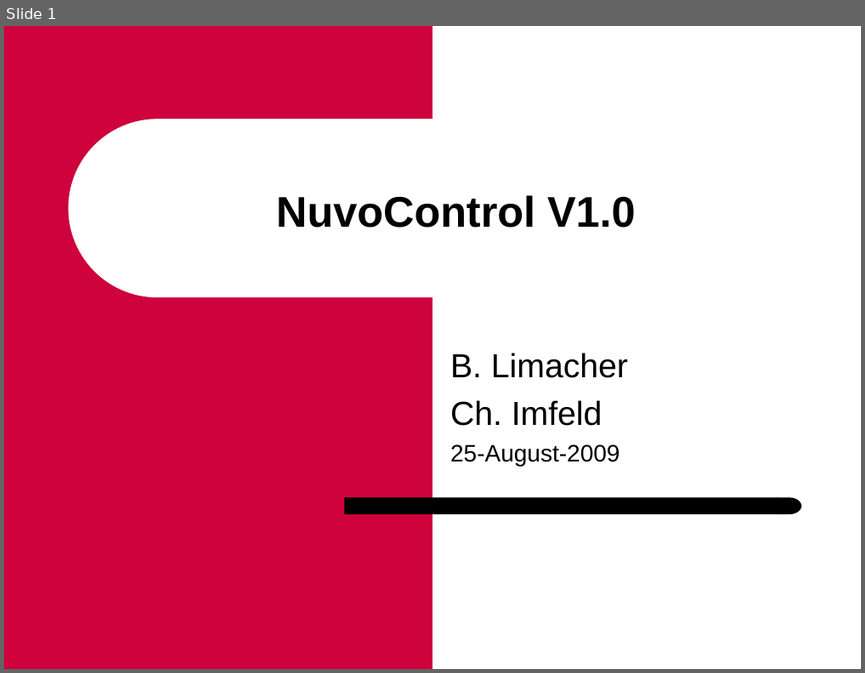
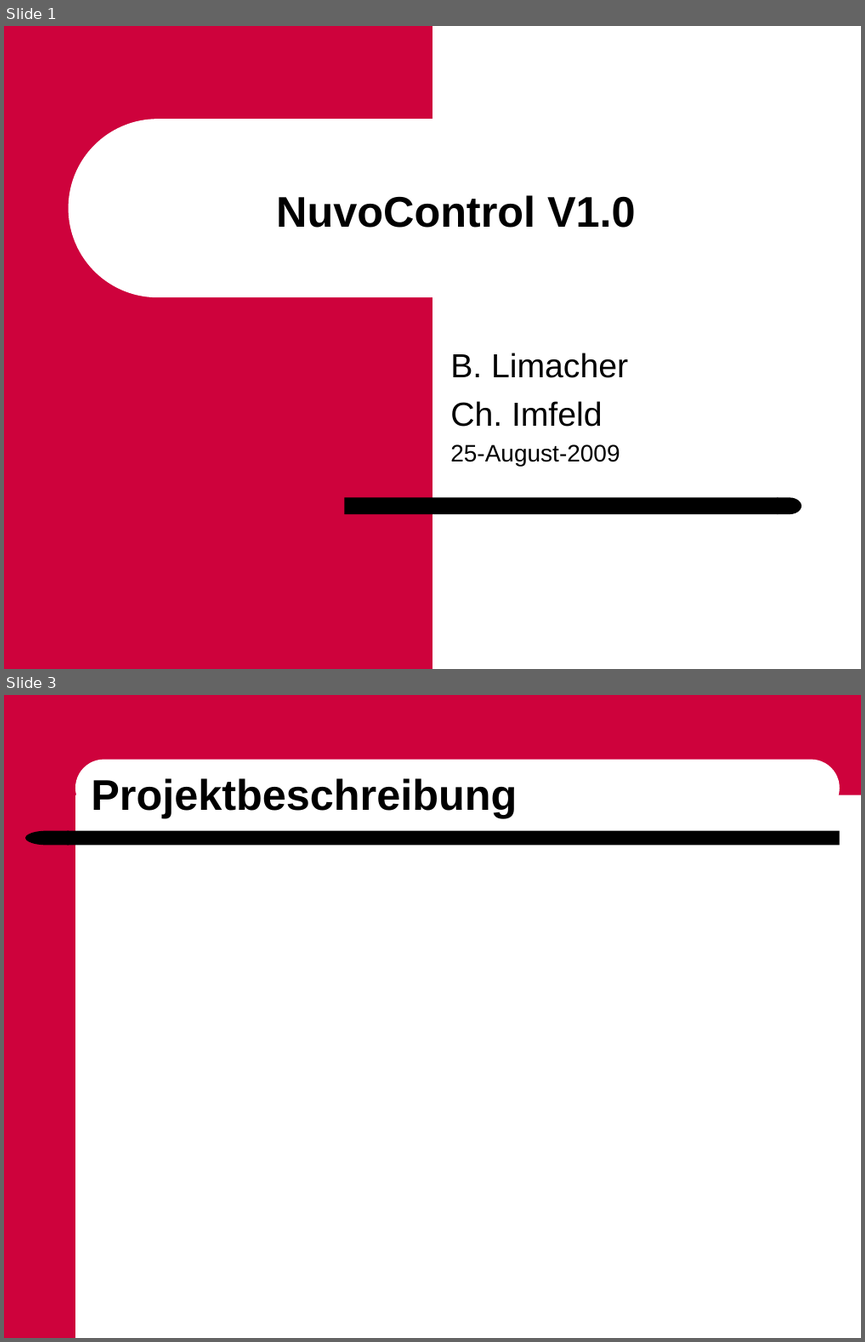
Before and after one commit to ImfeldC/NuvoControl, a slide deck: UserDocumentation/NuvoContro_7100_ProjektPräsentation.ppt. Shown one above the other, each under a label of ours: slide 1 before the commit, slides 1 and 3 after it; the slides between them are not shown. The pictures are 865x673 and 865x1342 pixels, drawn with LibreOffice and Linux fonts; fonts in the diff are those of the drawing; background and template pictures are left out. Boxes give left, top, right and bottom in pixels: in the first picture for what was removed or moved away, otherwise in the second. Text is boxed around its words. In the diff, an @@ line names an element or a change of style, - is before the commit and + after.

```diff
--- a/UserDocumentation/NuvoContro_7100_ProjektPräsentation.ppt
+++ b/UserDocumentation/NuvoContro_7100_ProjektPräsentation.ppt
@@ slide 3 added at (4, 695, 861, 1338), background #FFFFFF @@
@@ rectangle added at (4, 695, 75, 1338), fill #CE023C @@
@@ rectangle added at (69, 695, 861, 795), fill #CE023C @@
@@ rounded rectangle added at (75, 760, 840, 817), fill #FFFFFF @@
@@ title added at (91, 778, 517, 818), 36 pt, text #000000, bold @@
+Projektbeschreibung
@@ flow chart delay added at (25, 830, 69, 845), fill #000000 @@
@@ rounded rectangle added at (68, 830, 840, 845), fill #000000 @@
```
Also in this commit, not shown: 6 other slides added.
